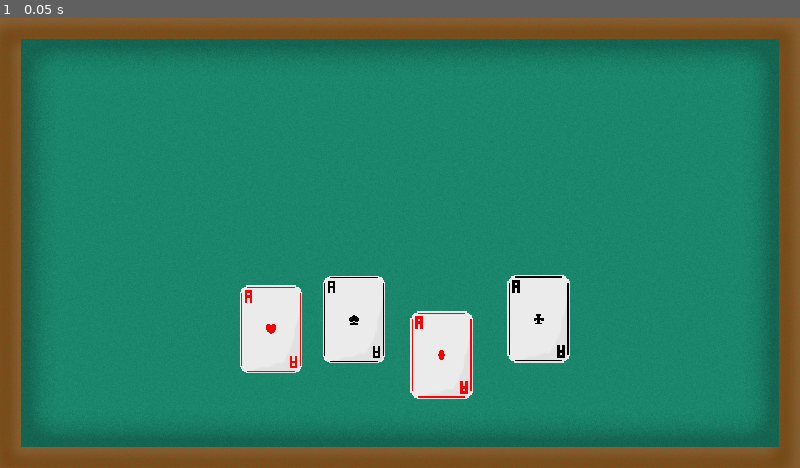
Above: before the commit, frame 1.
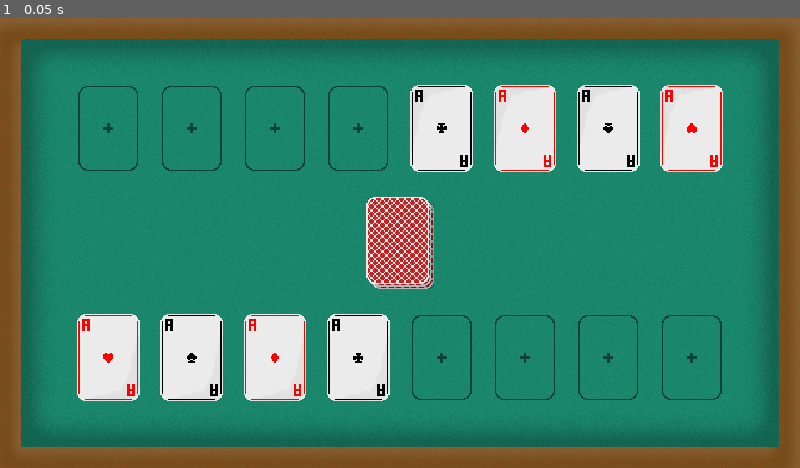
Above: after the commit, the same moment.

Repository: 7itanium/PvPoker
Game: Godot game, scene res://Scenes/table.tscn
Same seed, same stepped clock (60 frames per second), same inputs: the game is played once before the commit and once after it.
Inputs:
- Up to frame 1 (0.05 s): no input

The runs differ from the first frame. In frame 1, 17% of the frame differs, in the area x 9-91%, y 14-86%.

Commit message:
More Art

Diff:
--- a/Scenes/table.tscn
+++ b/Scenes/table.tscn
@@ -1,10 +1,43 @@
-[gd_scene load_steps=14 format=3 uid="uid://c446oaxmr7uo"]
+[gd_scene load_steps=23 format=3 uid="uid://c446oaxmr7uo"]
 
 [ext_resource type="Texture2D" uid="uid://cxd1l5t5ou1iq" path="res://Sprites/Programmer Art/Table.png" id="1_2fe8g"]
 [ext_resource type="Texture2D" uid="uid://cshti30peg5fd" path="res://Sprites/Programmer Art/Cards/Diamonds/Ace.png" id="2_3vor6"]
+[ext_resource type="Texture2D" uid="uid://b5vcucqptdynx" path="res://Sprites/Programmer Art/Empty.png" id="2_qh7ne"]
 [ext_resource type="Texture2D" uid="uid://ctq2qyyai1hyi" path="res://Sprites/Programmer Art/Cards/Clubs/Ace.png" id="3_by8en"]
 [ext_resource type="Texture2D" uid="uid://bo80pjlpssfih" path="res://Sprites/Programmer Art/Cards/Hearts/Ace.png" id="4_mo783"]
 [ext_resource type="Texture2D" uid="uid://ds3q3wlo5ghvk" path="res://Sprites/Programmer Art/Cards/Spades/Ace.png" id="5_ilkem"]
+[ext_resource type="Texture2D" uid="uid://brm4tc62n1e85" path="res://Sprites/Programmer Art/Cards/Deck.png" id="6_ocb8n"]
+[ext_resource type="Texture2D" uid="uid://bdu0mrlo1o14r" path="res://Sprites/Programmer Art/Cards/Back.png" id="7_c02w3"]
+
+[sub_resource type="AtlasTexture" id="AtlasTexture_20nyu"]
+atlas = ExtResource("2_qh7ne")
+region = Rect2(0, 0, 50, 70)
+
+[sub_resource type="SpriteFrames" id="SpriteFrames_24l31"]
+animations = [{
+"frames": [{
+"duration": 1.0,
+"texture": SubResource("AtlasTexture_20nyu")
+}],
+"loop": true,
+"name": &"default",
+"speed": 5.0
+}]
+
+[sub_resource type="AtlasTexture" id="AtlasTexture_8hi5x"]
+atlas = ExtResource("6_ocb8n")
+region = Rect2(0, 0, 54, 74)
+
+[sub_resource type="SpriteFrames" id="SpriteFrames_mcqbc"]
+animations = [{
+"frames": [{
+"duration": 1.0,
+"texture": SubResource("AtlasTexture_8hi5x")
+}],
+"loop": true,
+"name": &"default",
+"speed": 5.0
+}]
 
 [sub_resource type="AtlasTexture" id="AtlasTexture_iip5d"]
 atlas = ExtResource("2_3vor6")
@@ -60,6 +93,21 @@
 "frames": [{
 "duration": 1.0,
 "texture": SubResource("AtlasTexture_i3l6n")
+}],
+"loop": true,
+"name": &"default",
+"speed": 5.0
+}]
+
+[sub_resource type="AtlasTexture" id="AtlasTexture_efkx1"]
+atlas = ExtResource("7_c02w3")
+region = Rect2(0, 0, 50, 70)
+
+[sub_resource type="SpriteFrames" id="SpriteFrames_n2pmd"]
+animations = [{
+"frames": [{
+"duration": 1.0,
+"texture": SubResource("AtlasTexture_efkx1")
 }],
 "loop": true,
 "name": &"default",
@@ -76,24 +124,185 @@
 texture = ExtResource("1_2fe8g")
 metadata/_edit_lock_ = true
 
+[node name="Player Side" type="Node" parent="Table"]
+
+[node name="Empty" type="AnimatedSprite2D" parent="Table/Player Side"]
+position = Vector2(-700, 275)
+scale = Vector2(3, 3)
+sprite_frames = SubResource("SpriteFrames_24l31")
+
+[node name="Empty2" type="AnimatedSprite2D" parent="Table/Player Side"]
+position = Vector2(-500, 275)
+scale = Vector2(3, 3)
+sprite_frames = SubResource("SpriteFrames_24l31")
+
+[node name="Empty3" type="AnimatedSprite2D" parent="Table/Player Side"]
+position = Vector2(-300, 275)
+scale = Vector2(3, 3)
+sprite_frames = SubResource("SpriteFrames_24l31")
+
+[node name="Empty4" type="AnimatedSprite2D" parent="Table/Player Side"]
+position = Vector2(-100, 275)
+scale = Vector2(3, 3)
+sprite_frames = SubResource("SpriteFrames_24l31")
+
+[node name="Empty5" type="AnimatedSprite2D" parent="Table/Player Side"]
+position = Vector2(100, 275)
+scale = Vector2(3, 3)
+sprite_frames = SubResource("SpriteFrames_24l31")
+
+[node name="Empty6" type="AnimatedSprite2D" parent="Table/Player Side"]
+position = Vector2(300, 275)
+scale = Vector2(3, 3)
+sprite_frames = SubResource("SpriteFrames_24l31")
+
+[node name="Empty7" type="AnimatedSprite2D" parent="Table/Player Side"]
+position = Vector2(500, 275)
+scale = Vector2(3, 3)
+sprite_frames = SubResource("SpriteFrames_24l31")
+
+[node name="Empty8" type="AnimatedSprite2D" parent="Table/Player Side"]
+position = Vector2(700, 275)
+scale = Vector2(3, 3)
+sprite_frames = SubResource("SpriteFrames_24l31")
+
+[node name="Enemy Side" type="Node" parent="Table"]
+
+[node name="Empty9" type="AnimatedSprite2D" parent="Table/Enemy Side"]
+position = Vector2(-700, -275)
+scale = Vector2(3, 3)
+sprite_frames = SubResource("SpriteFrames_24l31")
+
+[node name="Empty10" type="AnimatedSprite2D" parent="Table/Enemy Side"]
+position = Vector2(-500, -275)
+scale = Vector2(3, 3)
+sprite_frames = SubResource("SpriteFrames_24l31")
+
+[node name="Empty11" type="AnimatedSprite2D" parent="Table/Enemy Side"]
+position = Vector2(-300, -275)
+scale = Vector2(3, 3)
+sprite_frames = SubResource("SpriteFrames_24l31")
+
+[node name="Empty12" type="AnimatedSprite2D" parent="Table/Enemy Side"]
+position = Vector2(-100, -275)
+scale = Vector2(3, 3)
+sprite_frames = SubResource("SpriteFrames_24l31")
+
+[node name="Empty13" type="AnimatedSprite2D" parent="Table/Enemy Side"]
+position = Vector2(100, -275)
+scale = Vector2(3, 3)
+sprite_frames = SubResource("SpriteFrames_24l31")
+
+[node name="Empty14" type="AnimatedSprite2D" parent="Table/Enemy Side"]
+position = Vector2(300, -275)
+scale = Vector2(3, 3)
+sprite_frames = SubResource("SpriteFrames_24l31")
+
+[node name="Empty15" type="AnimatedSprite2D" parent="Table/Enemy Side"]
+position = Vector2(500, -275)
+scale = Vector2(3, 3)
+sprite_frames = SubResource("SpriteFrames_24l31")
+
+[node name="Empty16" type="AnimatedSprite2D" parent="Table/Enemy Side"]
+position = Vector2(700, -275)
+scale = Vector2(3, 3)
+sprite_frames = SubResource("SpriteFrames_24l31")
+
+[node name="Deck" type="AnimatedSprite2D" parent="."]
+scale = Vector2(3, 3)
+sprite_frames = SubResource("SpriteFrames_mcqbc")
+
 [node name="Cards" type="Node2D" parent="."]
+z_index = 10
 
 [node name="Ace Diamonds" type="AnimatedSprite2D" parent="Cards"]
-position = Vector2(100, 269)
+position = Vector2(-300, 275)
 scale = Vector2(3, 3)
 sprite_frames = SubResource("SpriteFrames_1vfca")
 
 [node name="Ace Clubs" type="AnimatedSprite2D" parent="Cards"]
-position = Vector2(333, 182)
+position = Vector2(-100, 275)
 scale = Vector2(3, 3)
 sprite_frames = SubResource("SpriteFrames_uo7qd")
 
 [node name="Ace Hearts" type="AnimatedSprite2D" parent="Cards"]
-position = Vector2(-309, 207)
+position = Vector2(-700, 275)
 scale = Vector2(3, 3)
 sprite_frames = SubResource("SpriteFrames_m7x8t")
 
 [node name="Ace Spades" type="AnimatedSprite2D" parent="Cards"]
-position = Vector2(-110, 184)
+position = Vector2(-500, 275)
 scale = Vector2(3, 3)
 sprite_frames = SubResource("SpriteFrames_qa1h5")
+
+[node name="Back" type="AnimatedSprite2D" parent="Cards"]
+visible = false
+position = Vector2(100, 275)
+scale = Vector2(3, 3)
+sprite_frames = SubResource("SpriteFrames_n2pmd")
+
+[node name="Back2" type="AnimatedSprite2D" parent="Cards"]
+visible = false
+position = Vector2(300, 275)
+scale = Vector2(3, 3)
+sprite_frames = SubResource("SpriteFrames_n2pmd")
+
+[node name="Back3" type="AnimatedSprite2D" parent="Cards"]
+visible = false
+position = Vector2(500, 275)
+scale = Vector2(3, 3)
+sprite_frames = SubResource("SpriteFrames_n2pmd")
+
+[node name="Back4" type="AnimatedSprite2D" parent="Cards"]
+visible = false
+position = Vector2(700, 275)
+scale = Vector2(3, 3)
+sprite_frames = SubResource("SpriteFrames_n2pmd")
+
+[node name="Cards2" type="Node2D" parent="."]
+z_index = 10
+rotation = 3.14159
+
+[node name="Ace Diamonds" type="AnimatedSprite2D" parent="Cards2"]
+position = Vector2(-300, 275)
+scale = Vector2(3, 3)
+sprite_frames = SubResource("SpriteFrames_1vfca")
+
+[node name="Ace Clubs" type="AnimatedSprite2D" parent="Cards2"]
+position = Vector2(-100, 275)
+scale = Vector2(3, 3)
+sprite_frames = SubResource("SpriteFrames_uo7qd")
+
+[node name="Ace Hearts" type="AnimatedSprite2D" parent="Cards2"]
+position = Vector2(-700, 275)
+scale = Vector2(3, 3)
+sprite_frames = SubResource("SpriteFrames_m7x8t")
+
+[node name="Ace Spades" type="AnimatedSprite2D" parent="Cards2"]
+position = Vector2(-500, 275)
+scale = Vector2(3, 3)
+sprite_frames = SubResource("SpriteFrames_qa1h5")
+
+[node name="Back" type="AnimatedSprite2D" parent="Cards2"]
+visible = false
+position = Vector2(100, 275)
+scale = Vector2(3, 3)
+sprite_frames = SubResource("SpriteFrames_n2pmd")
+
+[node name="Back2" type="AnimatedSprite2D" parent="Cards2"]
+visible = false
+position = Vector2(300, 275)
+scale = Vector2(3, 3)
+sprite_frames = SubResource("SpriteFrames_n2pmd")
+
+[node name="Back3" type="AnimatedSprite2D" parent="Cards2"]
+visible = false
+position = Vector2(500, 275)
+scale = Vector2(3, 3)
+sprite_frames = SubResource("SpriteFrames_n2pmd")
+
+[node name="Back4" type="AnimatedSprite2D" parent="Cards2"]
+visible = false
+position = Vector2(700, 275)
+scale = Vector2(3, 3)
+sprite_frames = SubResource("SpriteFrames_n2pmd")
Binary file changed: Sprites/Programmer Art/Cards/Deck.png
Binary file added: Sprites/Programmer Art/Empty.png
Not shown, added: Sprites/Programmer Art/Empty.png.import
Not shown, changed: PS Files/Cards.psd
Not shown, added: PS Files/Deck.psd
